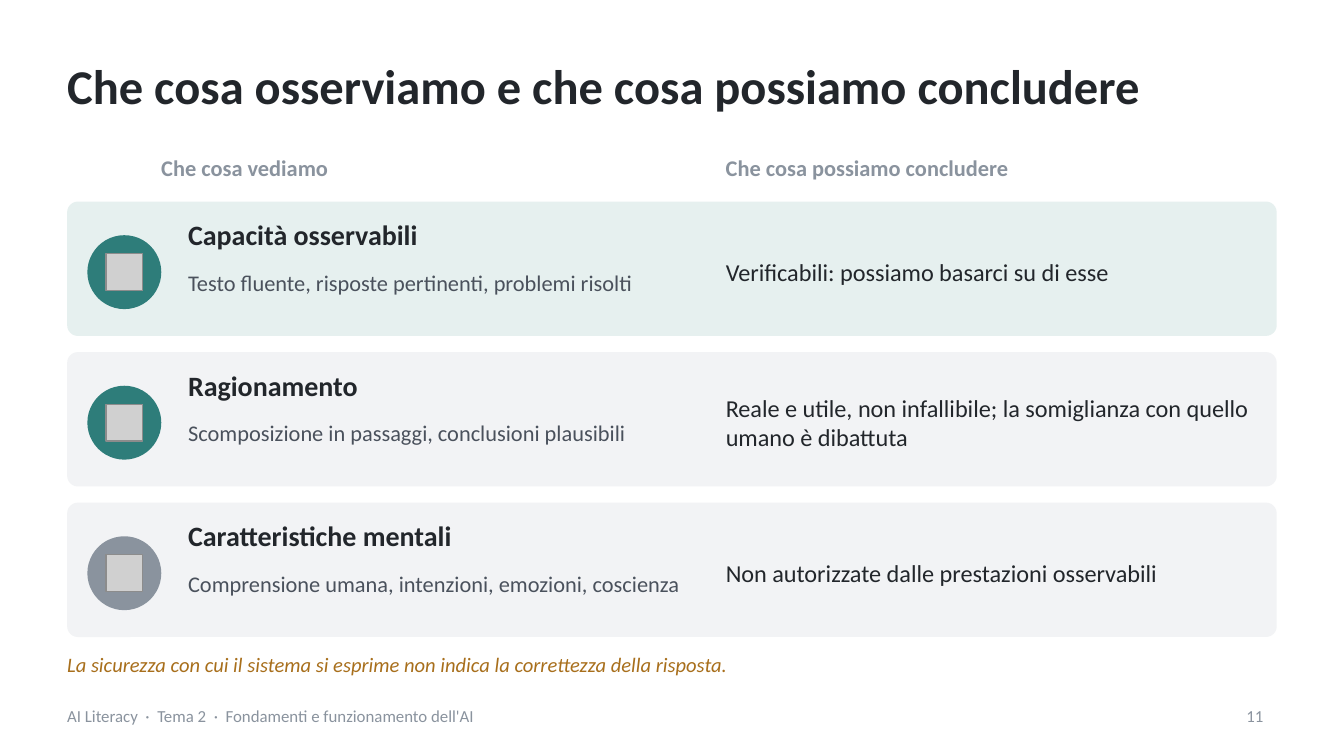
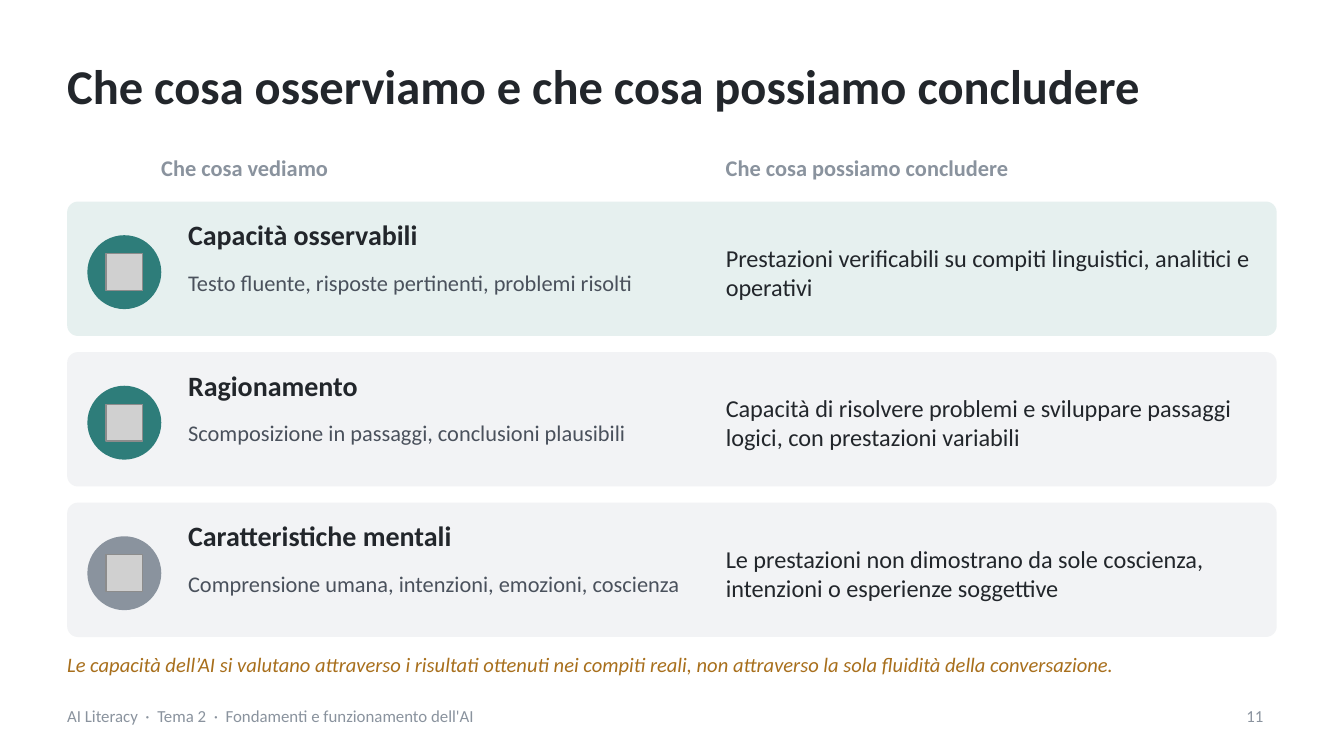
Before and after one commit to NetAi-IT/Formazione-AI-Literacy-Official, a slide deck: slide 11 of Base/Tema2_Fondamenti_e_funzionamento_AI.pptx. Drawn at 1344x756 pixels with LibreOffice and Linux fonts; fonts in the diff are those of the drawing; grey boxes stand for pictures. Boxes give left, top, right and bottom in pixels: in the first picture for what was removed or moved away, otherwise in the second. Text is boxed around its words. In the diff, an @@ line names an element or a change of style, - is before the commit and + after.

```diff
--- a/Base/Tema2_Fondamenti_e_funzionamento_AI.pptx
+++ b/Base/Tema2_Fondamenti_e_funzionamento_AI.pptx
@@ text at (726, 250, 1249, 300): text changed @@
-Verificabili: possiamo basarci su di esse
+Prestazioni verificabili su compiti linguistici, analitici e operativi
@@ text at (726, 400, 1230, 450): text changed @@
-Reale e utile, non infallibile; la somiglianza con quello umano è dibattuta
+Capacità di risolvere problemi e sviluppare passaggi logici, con prestazioni variabili
@@ text at (726, 551, 1203, 601): text changed @@
-Non autorizzate dalle prestazioni osservabili
+Le prestazioni non dimostrano da sole coscienza, intenzioni o esperienze soggettive
@@ text at (67, 657, 1113, 676): text changed @@
-La sicurezza con cui il sistema si esprime non indica la correttezza della risposta.
+Le capacità dell’AI si valutano attraverso i risultati ottenuti nei compiti reali, non attraverso la sola fluidità della conversazione.
```
Also in this commit, not shown: 41 other slides changed, 2 other files.
